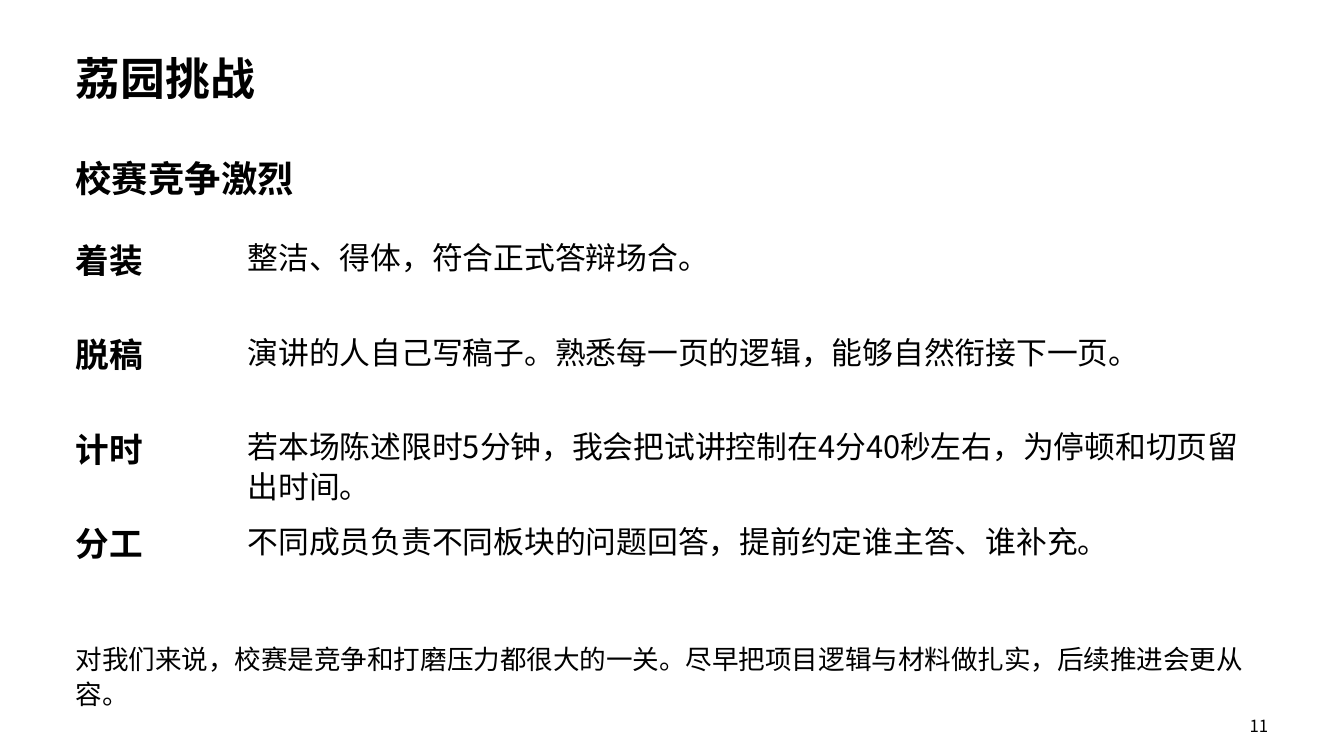
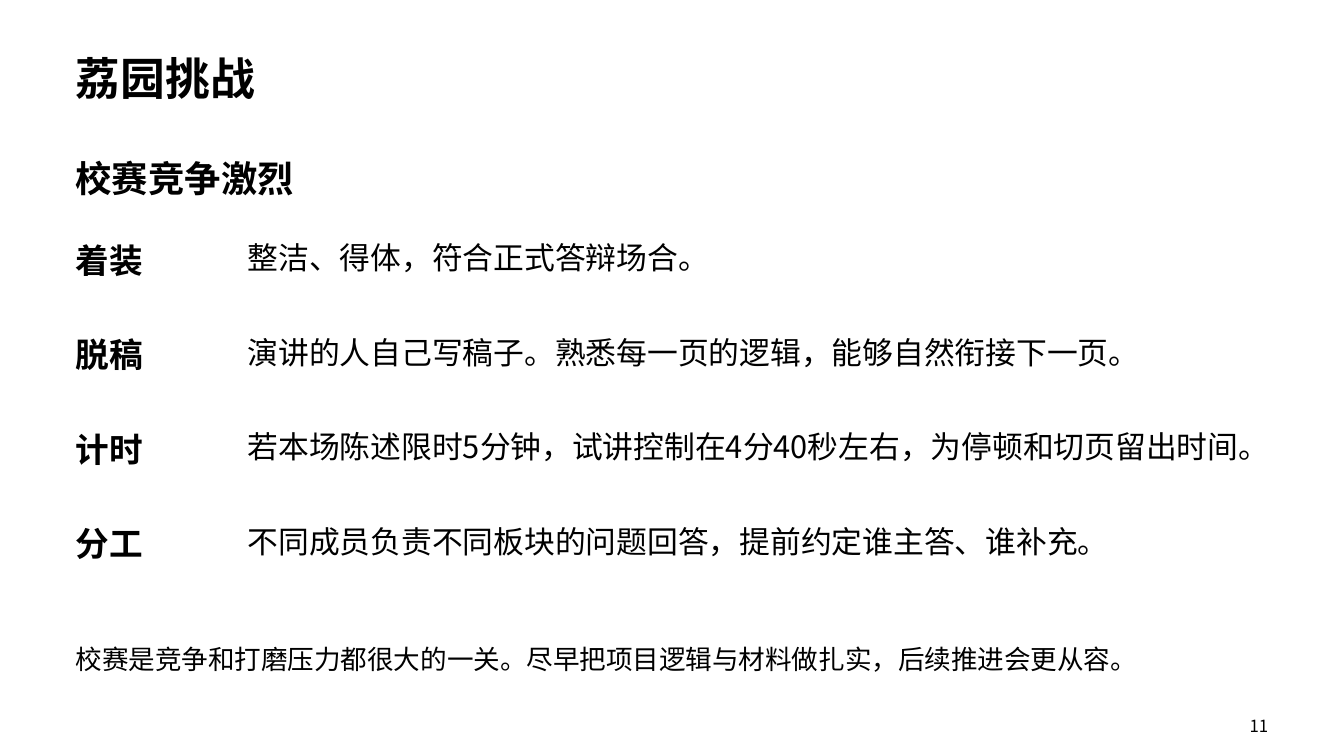
Before and after one commit to uuoov/challenge-cup-sharing, a slide deck: slide 11 of challenge-cup-sharing.pptx. Drawn at 1344x756 pixels with LibreOffice and Linux fonts; fonts in the diff are those of the drawing. Boxes give left, top, right and bottom in pixels: in the first picture for what was removed or moved away, otherwise in the second. Text is boxed around its words. In the diff, an @@ line names an element or a change of style, - is before the commit and + after.

```diff
--- a/challenge-cup-sharing.pptx
+++ b/challenge-cup-sharing.pptx
@@ text at bbox=[248, 432, 1269, 461]: text changed @@
-若本场陈述限时5分钟，我会把试讲控制在4分40秒左右，为停顿和切页留出时间。
+若本场陈述限时5分钟，试讲控制在4分40秒左右，为停顿和切页留出时间。
@@ text at bbox=[76, 646, 1137, 672]: text changed @@
-对我们来说，校赛是竞争和打磨压力都很大的一关。尽早把项目逻辑与材料做扎实，后续推进会更从容。
+校赛是竞争和打磨压力都很大的一关。尽早把项目逻辑与材料做扎实，后续推进会更从容。
```
Also in this commit, not shown: 8 other slides changed, 1 slide added, 1 other file.
